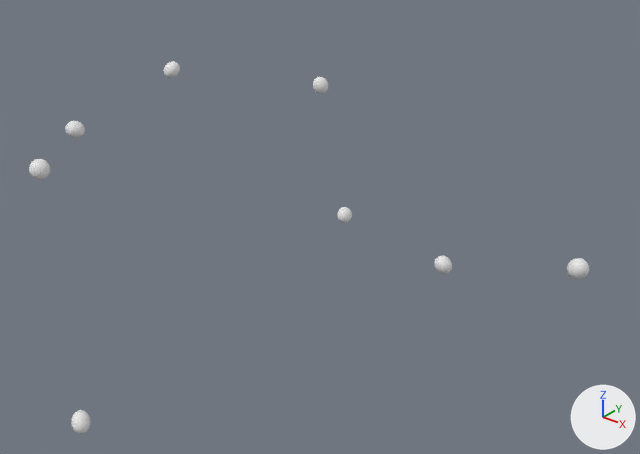
The OBJ model data/chains/chain_10/chain.obj as it was, and as the next commit left it.
The view is the same before and after, from a 50 mm lens placed at (1.27, -3.49, 1.86), pointed at (-1.23, -0.37, -0.08). Lighting does not change. The marker at lower right points along +X, +Y and +Z. The picture after the commit comes second. Where no turn or scale is listed for an object, it has been applied to the vertices.

The first picture shows 'chain'.
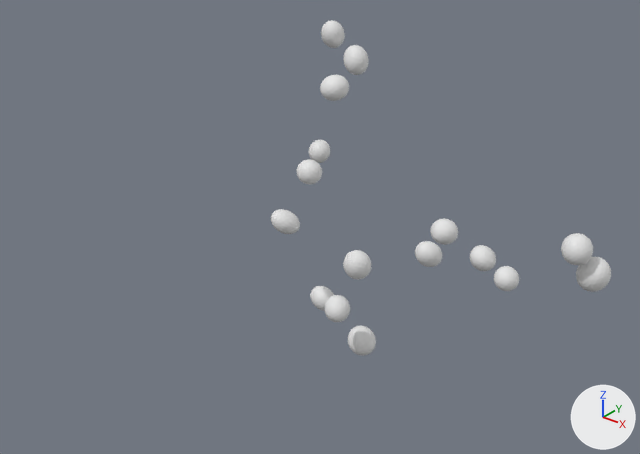
Where the change shows, as pixel boxes (x1, y1, x2, y2) in the pictures (640 x 454 px; the box of a moved part takes in the faces that stretch with it):
'chain', reshaped (39% narrower, 10% shorter)
    before: (29, 61, 589, 434)
    after: (271, 20, 611, 356)
part 1 of me_chain, moved or reshaped
    before: (567, 258, 589, 279)
    after: (576, 257, 611, 292)
part 2 of me_chain, moved or reshaped
    before: (313, 77, 328, 94)
    after: (561, 233, 593, 265)
part 3 of me_chain, moved or reshaped
    before: (337, 207, 352, 223)
    after: (494, 266, 519, 291)
part 4 of me_chain, moved or reshaped
    before: (164, 61, 180, 78)
    after: (470, 245, 496, 271)
part 5 of me_chain, moved or reshaped
    before: (71, 410, 90, 434)
    after: (430, 218, 458, 245)
part 6 of me_chain, moved or reshaped
    before: (65, 121, 85, 138)
    after: (325, 295, 350, 322)
part 7 of me_chain, moved or reshaped
    before: (29, 159, 50, 180)
    after: (348, 326, 376, 356)
part 8 of me_chain, added
    after: (343, 250, 371, 280)
part 9 of me_chain, added
    after: (310, 286, 334, 311)
part 10 of me_chain, added
    after: (271, 209, 300, 234)
part 11 of me_chain, added
    after: (297, 159, 322, 184)
part 12 of me_chain, added
    after: (309, 140, 330, 163)
part 13 of me_chain, added
    after: (320, 75, 349, 101)
part 14 of me_chain, added
    after: (343, 45, 369, 75)
part 15 of me_chain, added
    after: (321, 20, 345, 48)
part 16 of me_chain, moved or reshaped
    before: (434, 255, 452, 274)
    after: (415, 241, 442, 267)

Patch to the scene script:
```diff
--- a/data/chains/chain_10/chain.obj.py
+++ b/data/chains/chain_10/chain.obj.py
@@ me_chain @@
-me_chain.from_pydata(...)  # 1296 vertices, 2560 faces; spans x -2.64..-0.04, y -1.55..0.46, z -0.92..0.53
+me_chain.from_pydata(...)  # 2592 vertices, 5120 faces; spans x -1.95..0.13, y -0.29..0.63, z -1.08..0.7
+# me_chain part 1: the loose piece of 162 vertices spanning x -0.14..-0.04, y 0.11..0.21, z -0.21..-0.1 is multiplied about its middle by the matrix ((-0.03, -1.449, 0.031), (0.464, 0.02, 1.374), (-1.373, 0.039, 0.464)), then moved by (0.14, -0.19, 0.1)
+# me_chain part 2: the loose piece of 162 vertices spanning x -1.89..-1.8, y 0.37..0.45, z 0.31..0.4 is multiplied about its middle by the matrix ((-0.281, 0.128, -1.498), (1.498, 0.155, -0.268), (0.129, -1.517, -0.153)), then moved by (1.84, -0.5, -0.27)
+# me_chain part 3: the loose piece of 162 vertices spanning x -1.71..-1.62, y 0.36..0.46, z -0.46..-0.37 is multiplied about its middle by the matrix ((0.29, -0.886, 1.044), (0.235, -1.019, -0.931), (1.349, 0.368, -0.063)), then moved by (1.22, -0.25, 0.09)
+# me_chain part 4: the loose piece of 162 vertices spanning x -2.46..-2.36, y -0.27..-0.17, z 0.44..0.53 is multiplied about its middle by the matrix ((-0.164, 1.52, 0.068), (1.513, 0.17, -0.147), (-0.154, 0.052, -1.521)), then moved by (1.8, 0.41, -0.77)
+# me_chain part 5: the loose piece of 162 vertices spanning x -1.86..-1.76, y -1.55..-1.46, z -0.92..-0.82 is multiplied about its middle by the matrix ((1.0, 0.805, 1.071), (0.111, 1.283, -0.894), (-1.123, 0.35, 0.489)), then moved by (0.86, 1.88, 0.58)
+# me_chain part 6: the loose piece of 162 vertices spanning x -2.64..-2.54, y -0.82..-0.72, z 0.2..0.29 is multiplied about its middle by the matrix ((-1.42, 0.361, -0.322), (-0.067, -1.135, -0.979), (-0.479, -0.912, 1.09)), then moved by (1.3, 0.64, -0.94)
+# me_chain part 7: the loose piece of 162 vertices spanning x -2.12..-2.03, y -1.4..-1.31, z 0.29..0.38 is multiplied about its middle by the matrix ((-0.02, 0.488, -1.836), (-1.803, -0.585, -0.136), (-0.6, 1.741, 0.469)), then moved by (0.79, 1.44, -1.33)
+# me_chain part 8: the loose piece of 162 vertices spanning x -0.89..-0.79, y 0.15..0.24, z -0.44..-0.34 is copied, and the copy is multiplied about its middle by the matrix ((1.157, -1.001, 0.468), (0.989, 1.24, 0.208), (-0.493, 0.139, 1.516)), then moved by (-0.35, -0.3, 0.01); it spans x -1.26..-1.11, y -0.18..-0.03, z -0.47..-0.3
+# me_chain part 9: the loose piece of 162 vertices spanning x -1.71..-1.62, y 0.36..0.46, z -0.46..-0.37 is copied, and the copy is multiplied about its middle by the matrix ((0.524, -1.496, -0.421), (1.554, 0.51, 0.124), (0.017, -0.438, 1.58)), then moved by (0.14, -0.39, -0.35); it spans x -1.6..-1.44, y -0.04..0.09, z -0.85..-0.7
+# me_chain part 10: the loose piece of 162 vertices spanning x -1.71..-1.62, y 0.36..0.46, z -0.46..-0.37 is copied, and the copy is multiplied about its middle by the matrix ((-1.317, 0.238, 0.877), (-0.038, 1.529, -0.471), (-0.908, -0.409, -1.252)), then moved by (0.07, -0.62, 0.2); it spans x -1.67..-1.52, y -0.29..-0.13, z -0.28..-0.15
+# me_chain part 11: the loose piece of 162 vertices spanning x -1.71..-1.62, y 0.36..0.46, z -0.46..-0.37 is copied, and the copy is multiplied about its middle by the matrix ((-0.36, 0.75, 1.296), (-1.149, 0.717, -0.734), (-0.961, -1.138, 0.392)), then moved by (0.05, -0.4, 0.42); it spans x -1.68..-1.54, y -0.05..0.09, z -0.07..0.07
+# me_chain part 12: the loose piece of 162 vertices spanning x -1.89..-1.8, y 0.37..0.45, z 0.31..0.4 is copied, and the copy is multiplied about its middle by the matrix ((0.459, -0.236, 1.398), (0.406, 1.43, 0.107), (-1.358, 0.348, 0.505)), then moved by (0.06, -0.08, -0.37); it spans x -1.85..-1.72, y 0.26..0.39, z -0.08..0.06
+# me_chain part 13: the loose piece of 162 vertices spanning x -1.89..-1.8, y 0.37..0.45, z 0.31..0.4 is copied, and the copy is multiplied about its middle by the matrix ((1.516, 0.848, -0.103), (0.295, -0.717, -1.558), (-0.802, 1.34, -0.768)), then moved by (0.18, -0.09, 0.04); it spans x -1.75..-1.59, y 0.23..0.4, z 0.33..0.47
+# me_chain part 14: the loose piece of 162 vertices spanning x -1.89..-1.8, y 0.37..0.45, z 0.31..0.4 is copied, and the copy is multiplied about its middle by the matrix ((1.809, -0.312, -0.03), (-0.109, 1.66, 0.562), (0.118, -0.842, 1.644)), then moved by (0.17, 0.12, 0.15); it spans x -1.76..-1.6, y 0.45..0.6, z 0.42..0.59
+# me_chain part 15: the loose piece of 162 vertices spanning x -1.89..-1.8, y 0.37..0.45, z 0.31..0.4 is copied, and the copy is multiplied about its middle by the matrix ((-1.312, -0.207, -0.996), (-0.643, 1.428, 0.549), (0.789, 0.82, -1.209)), then moved by (-0.03, 0.15, 0.26); it spans x -1.95..-1.81, y 0.49..0.63, z 0.54..0.7
+# me_chain part 16: 1 vertex moved within x -0.87, y 0.16, z -0.37; 160 vertices removed from x -0.89..-0.79, y 0.15..0.24, z -0.44..-0.34; 160 vertices added at x -1.0..-0.86, y 0.12..0.27, z -0.44..-0.29
```
